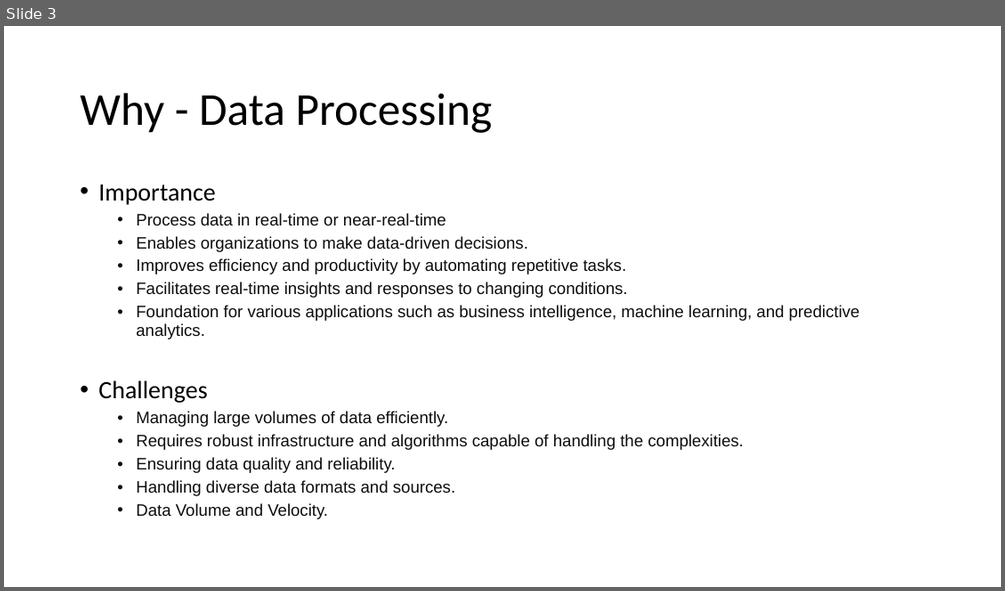
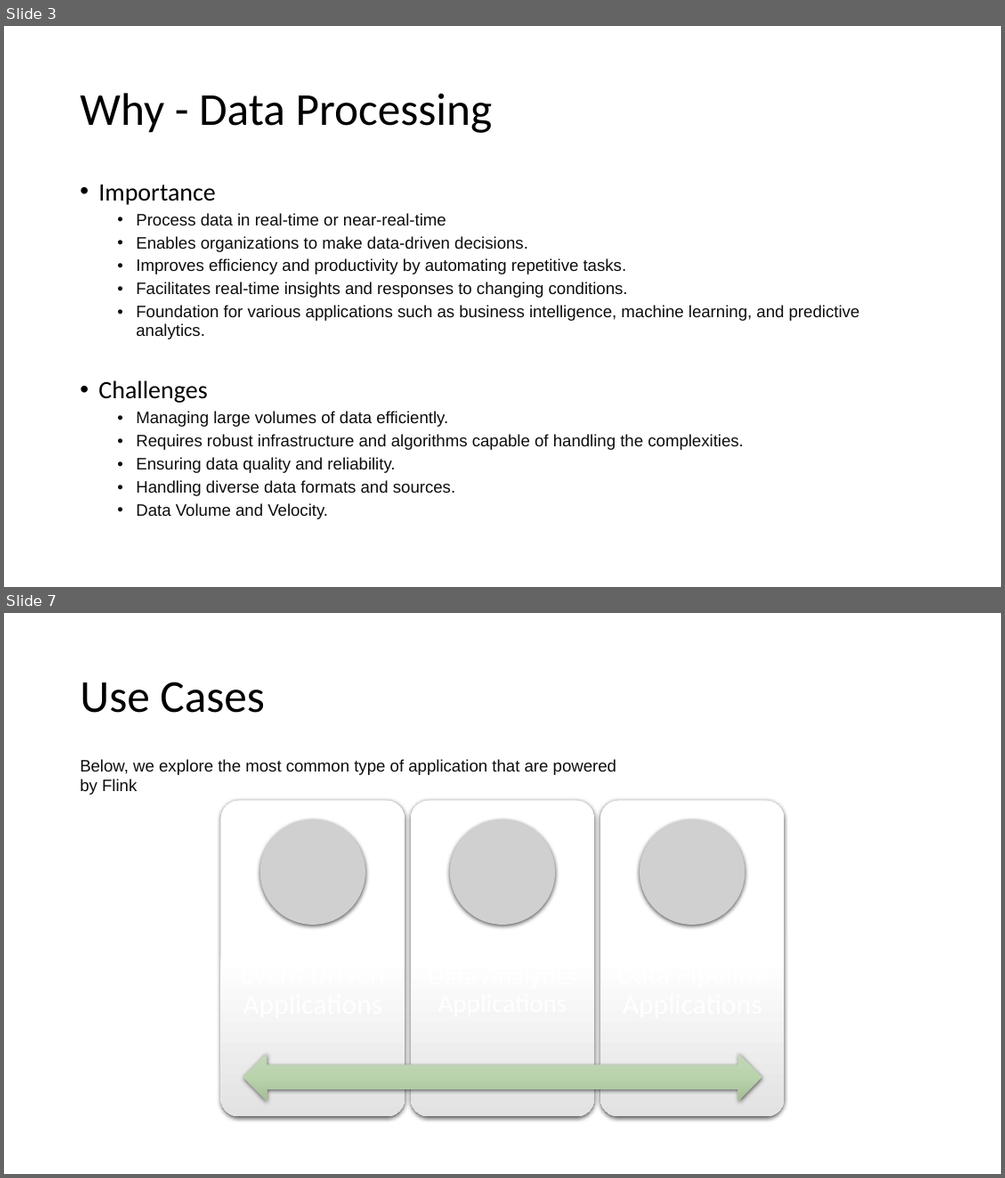
Before and after one commit to aprabhat/flink_demo, a slide deck: PPT/Apache_Flink.pptx. Shown one above the other, each under a label of ours: slide 3 before the commit, slides 3 and 7 after it; the slides between them are not shown. The pictures are 1005x591 and 1005x1178 pixels, drawn with LibreOffice and Linux fonts; fonts in the diff are those of the drawing; grey boxes stand for pictures. Boxes give left, top, right and bottom in pixels: in the first picture for what was removed or moved away, otherwise in the second. Text is boxed around its words. In the diff, an @@ line names an element or a change of style, - is before the commit and + after.

```diff
--- a/PPT/Apache_Flink.pptx
+++ b/PPT/Apache_Flink.pptx
@@ slide 7 added at [4, 613, 1001, 1174], background #FFFFFF @@
@@ title added at [80, 682, 265, 713], 44 pt, text #000000 @@
+Use Cases
@@ text added at [80, 759, 616, 791], 16 pt, text #0D0D0D @@
+Below, we explore the most common type of application that are powered by Flink
@@ group added at [221, 801, 784, 1117]: 3 rounded rectangles, 3 pictures, 1 left right arrow @@
```
Also in this commit, not shown: 2 slides changed, 9 other slides added, 4 slides removed.
